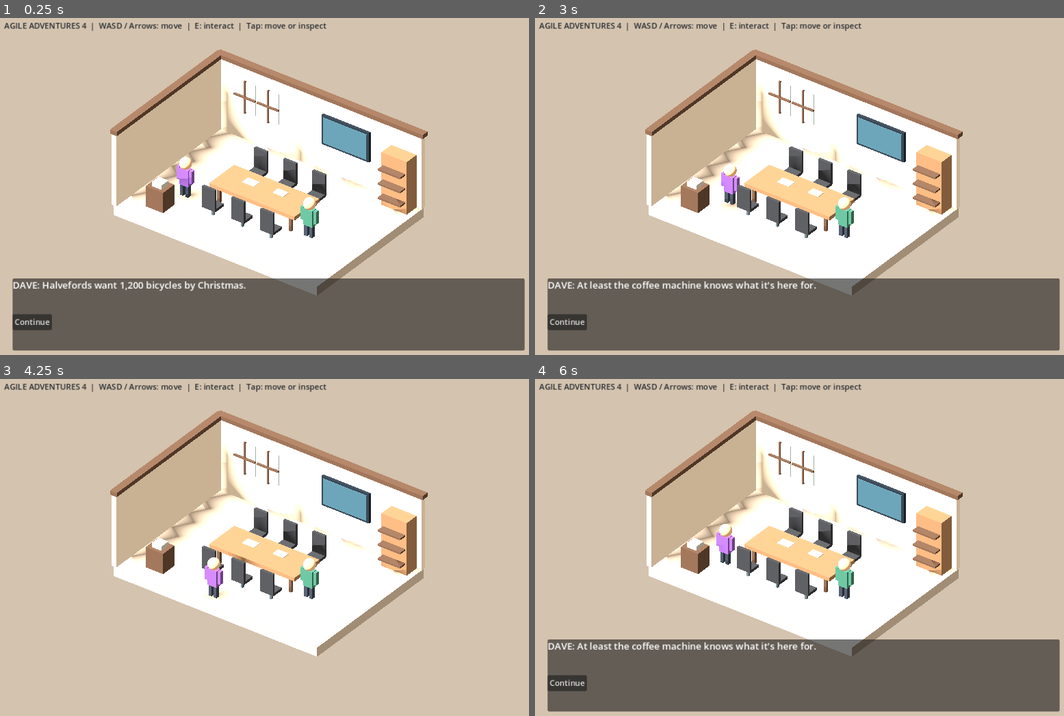
Above: before the commit, frames 1-4 (two rows, left to right).
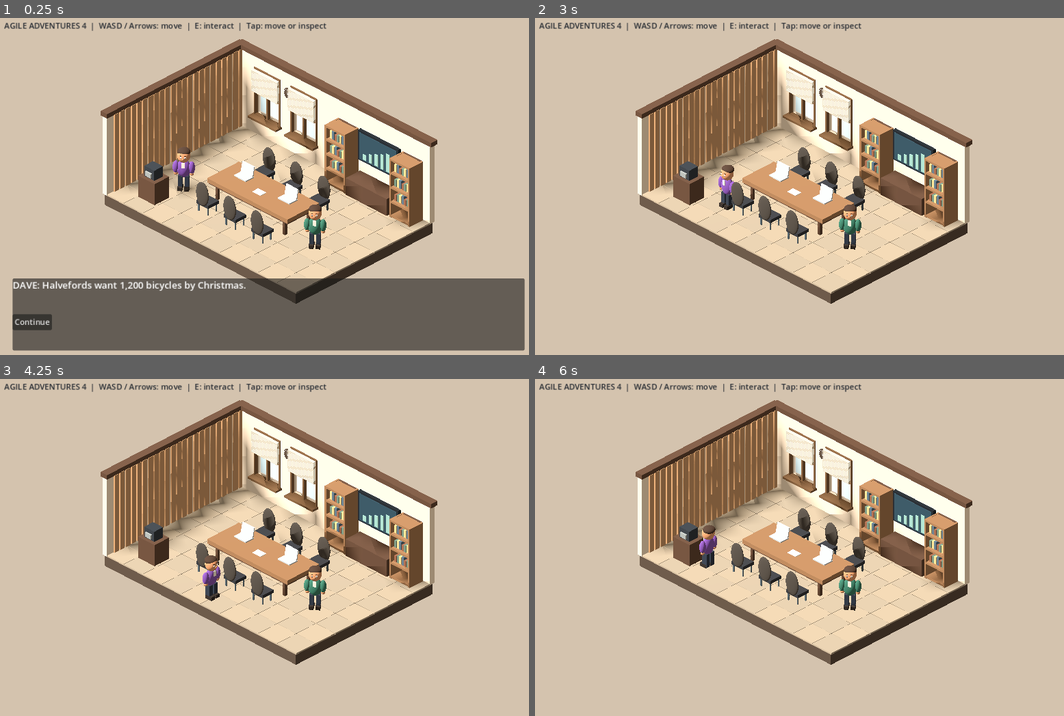
Above: after the commit, the same moments.

Repository: rstebbens/AgileAventures4
Game: Godot game, scene res://scenes/diorama.tscn
The game is run twice, just before and just after one commit, with the same random seed, the same clock (stepped at 60 frames per second) and the same inputs.
Inputs (mouse positions are in pixels of both pictures, inside the frame that each line leads up to):
- Up to frame 1 (0.25 s): no input
- Up to frame 2 (3 s): click "Continue" at 0.5 s; click "Continue" at 1.25 s; tap Enter at 2, 2.85 s; move the mouse to (921, 169) at 2.02 s; hold Right (ui_right) 2.03-2.78 s; tap E at 2.1 s; click (921, 169) at 2.17 s; tap Space at 2.27 s; move the mouse to (693, 203) at 2.77 s; hold Down (ui_down) from 2.78 s (still down)
- Up to frame 3 (4.25 s): tap Space at 3.02 s; move the mouse to (322, 469) at 3.52 s; release Down (ui_down) at 3.53 s; hold Right (ui_right) from 3.53 s (still down); tap E at 3.6 s
- Up to frame 4 (6 s): move the mouse to (778, 618) at 4.27 s; release Right (ui_right) at 4.28 s; hold Up (ui_up) 4.28-5.03 s; tap Enter at 4.35, 5.85 s; click (778, 618) at 4.42 s; tap Space at 4.52, 5.27 s; move the mouse to (968, 598) at 5.02 s; hold Left (ui_left) from 5.03 s (still down); tap E at 5.1 s; move the mouse to (640, 496) at 5.77 s

The runs differ from the first frame. In frame 1, 30% of the frame differs, in the area x 19-83%, y 6-85%; in frame 2, 50%; in frame 3, 30%; in frame 4, 50%, in the area x 2-100%, y 6-99%.

Commit message:
Add physics collisions and detailed warm boardroom interior with real window apertures

Diff:
--- a/scenes/diorama.gd
+++ b/scenes/diorama.gd
@@ -3,7 +3,7 @@
 # Procedural 3D vertical slice: fixed orthographic camera, walkable boardroom,
 # decision lock and a factory reveal. Meshes are temporary until authored assets arrive.
 const WALK_SPEED := 3.0
-var dave: Node3D
+var dave: CharacterBody3D
 var martin: Node3D
 var camera: Camera3D
 var target := Vector3.ZERO
@@ -53,19 +53,19 @@
     env.background_color = Color("#d4c3ae")
     env.ambient_light_source = Environment.AMBIENT_SOURCE_COLOR
     env.ambient_light_color = Color("#fff2df")
-    env.ambient_light_energy = 0.75
+    env.ambient_light_energy = 0.43
     environment.environment = env
     add_child(environment)
     var sun := DirectionalLight3D.new()
     sun.rotation_degrees = Vector3(-52, -34, 0)
-    sun.light_energy = 1.35
+    sun.light_energy = 0.68
     sun.shadow_enabled = true
     add_child(sun)
     camera = Camera3D.new()
     camera.projection = Camera3D.PROJECTION_ORTHOGONAL
-    camera.size = 14.5
+    camera.size = 13.5
     add_child(camera)
-    camera.position = Vector3(11, 13, 15)
+    camera.position = Vector3(14, 13, 14)
     camera.look_at(Vector3(0, 1.0, 0), Vector3.UP)
     camera.make_current()
 
@@ -100,53 +100,145 @@
     boardroom_root = Node3D.new()
     boardroom_root.name = "Boardroom"
     add_child(boardroom_root)
-    _block(boardroom_root, Vector3(0, -0.24, 0), Vector3(10.5, 0.45, 7.5), palette["floor"])
-    _block(boardroom_root, Vector3(0, 1.8, -3.72), Vector3(10.5, 3.6, 0.22), palette["wall"])
-    _block(boardroom_root, Vector3(-5.23, 1.8, 0), Vector3(0.22, 3.6, 7.5), palette["wall"])
-    _block(boardroom_root, Vector3(0, 3.64, -3.72), Vector3(10.7, 0.2, 0.35), palette["wood_dark"])
-    _block(boardroom_root, Vector3(-5.23, 3.64, 0), Vector3(0.35, 0.2, 7.6), palette["wood_dark"])
-    # Window frames and glass-like panes on the back wall.
-    for x in [-3.8, -2.6]:
-        _block(boardroom_root, Vector3(x, 2.15, -3.57), Vector3(1.02, 1.5, 0.06), Color("#b7d3d0"))
-        _block(boardroom_root, Vector3(x, 2.15, -3.51), Vector3(0.07, 1.6, 0.09), palette["wood_dark"])
-        _block(boardroom_root, Vector3(x, 2.15, -3.49), Vector3(1.1, 0.07, 0.09), palette["wood_dark"])
-    # Table: top and four legs.
-    _block(boardroom_root, Vector3(0, 0.85, 0.3), Vector3(4.4, 0.18, 1.75), palette["wood"])
-    for x in [-1.85, 1.85]:
-        for z in [-0.35, 0.95]:
-            _block(boardroom_root, Vector3(x, 0.42, z), Vector3(0.13, 0.8, 0.13), palette["wood_dark"])
-    for x in [-1.5, 0.0, 1.5]:
-        for z in [-1.25, 1.85]:
-            _chair(Vector3(x, 0, z), z > 0)
-    # Bookcase, television, console and small props.
-    _block(boardroom_root, Vector3(4.35, 1.3, -3.25), Vector3(1.3, 2.6, 0.7), palette["wood"])
-    for y in [0.55, 1.25, 1.95]:
-        _block(boardroom_root, Vector3(4.35, y, -2.86), Vector3(1.15, 0.08, 0.65), palette["wood_dark"])
-    _block(boardroom_root, Vector3(1.4, 2.1, -3.54), Vector3(2.45, 1.45, 0.12), Color("#1e2833"))
-    _block(boardroom_root, Vector3(1.4, 2.1, -3.46), Vector3(2.24, 1.25, 0.03), Color("#3c6071"))
-    _block(boardroom_root, Vector3(-3.7, 0.5, 2.6), Vector3(0.9, 1.0, 0.8), palette["wood_dark"])
-    _block(boardroom_root, Vector3(-3.7, 1.08, 2.6), Vector3(0.5, 0.25, 0.5), Color("#b4b3ac"))
-    _block(boardroom_root, Vector3(-0.8, 0.99, 0.15), Vector3(0.62, 0.03, 0.42), palette["paper"])
-    _block(boardroom_root, Vector3(0.7, 1.01, 0.1), Vector3(0.55, 0.04, 0.38), Color("#d2b88e"))
-    dave = _character(boardroom_root, Vector3(-3.3, 0, 1.35), palette["purple"])
-    martin = _character(boardroom_root, Vector3(2.7, 0, 0.8), Color("#3d7564"))
+    _block(boardroom_root, Vector3(0,-0.24,0), Vector3(10.5,0.45,7.5), Color("#54483e"))
+    for i in range(10):
+        for j in range(7):
+            _block(boardroom_root, Vector3(-4.725+i*1.05,0.015,-3.21+j*1.07), Vector3(1.035,0.06,1.055), Color("#a99b87") if (i+j)%2 == 0 else Color("#a39785"))
+    # Genuine apertures in the back wall, built from separate masonry pieces.
+    _block(boardroom_root, Vector3(0,0.45,-3.72), Vector3(10.5,0.9,0.25), palette["wall"])
+    _block(boardroom_root, Vector3(0,3.3,-3.72), Vector3(10.5,0.6,0.25), palette["wall"])
+    for item in [Vector2(-4.795,0.91),Vector2(-2.65,0.62),Vector2(2.145,6.21)]:
+        _block(boardroom_root, Vector3(item.x,1.95,-3.72), Vector3(item.y,2.1,0.25), palette["wall"])
+    for x in [-3.65,-1.65]:
+        _window(x)
+    _block(boardroom_root, Vector3(-5.23,1.8,0), Vector3(0.24,3.6,7.5), palette["wall"])
+    _block(boardroom_root, Vector3(0,3.64,-3.72), Vector3(10.7,0.2,0.35), palette["wood_dark"])
+    _block(boardroom_root, Vector3(-5.23,3.64,0), Vector3(0.35,0.2,7.6), palette["wood_dark"])
+    for i in range(23):
+        _block(boardroom_root,Vector3(-5.08,1.8,-3.55+i*0.31),Vector3(0.08,3.5,0.23),Color("#b58c66"))
+    _block(boardroom_root,Vector3(0,0.85,0.3),Vector3(4.4,0.18,1.75),palette["wood"])
+    _block(boardroom_root,Vector3(0,0.73,0.3),Vector3(4.3,0.1,1.65),palette["wood_dark"])
+    _obstacle(Vector3(0,0.55,0.3),Vector3(4.4,1.1,1.75))
+    for x in [-1.85,1.85]:
+        for z in [-0.35,0.95]:
+            _block(boardroom_root,Vector3(x,0.42,z),Vector3(0.12,0.8,0.12),palette["wood_dark"])
+    for x in [-1.5,0.0,1.5]:
+        for z in [-1.25,1.85]:
+            _chair(Vector3(x,0,z),z>0)
+    for x in [0.8,4.35]:
+        _bookcase(x)
+    _block(boardroom_root,Vector3(2.55,0.4,-3.22),Vector3(2.25,0.8,0.85),palette["wood_dark"])
+    _obstacle(Vector3(2.55,0.4,-3.22),Vector3(2.25,0.8,0.85))
+    _block(boardroom_root,Vector3(2.55,2.05,-3.53),Vector3(2.2,1.35,0.14),Color("#20262c"))
+    _block(boardroom_root,Vector3(2.55,2.05,-3.44),Vector3(2.04,1.19,0.025),Color("#304957"))
+    for i in range(5):
+        _block(boardroom_root,Vector3(1.85+i*0.32,1.65+i*0.07,-3.41),Vector3(0.18,0.24+i*0.14,0.025),Color("#8bb5ae"))
+    _block(boardroom_root,Vector3(-3.7,0.5,2.6),Vector3(0.9,1.0,0.8),palette["wood_dark"])
+    _obstacle(Vector3(-3.7,0.5,2.6),Vector3(0.9,1.0,0.8))
+    _block(boardroom_root,Vector3(-3.7,1.23,2.6),Vector3(0.55,0.46,0.48),Color("#333940"))
+    _block(boardroom_root,Vector3(-3.7,1.19,2.88),Vector3(0.32,0.19,0.09),Color("#92999b"))
+    for x in [-1.25,1.15]:
+        _block(boardroom_root,Vector3(x,0.97,0.1),Vector3(0.65,0.045,0.46),Color("#aeb5ba"))
+        var screen = _block(boardroom_root,Vector3(x,1.21,-0.11),Vector3(0.65,0.45,0.045),Color("#b6bec3"))
+        screen.rotation_degrees.x = -12
+    _block(boardroom_root,Vector3(0,0.96,0.5),Vector3(0.45,0.025,0.32),palette["paper"])
+    var clock = _sphere(boardroom_root,Vector3(-2.45,2.65,-3.53),0.25,Color("#51443a"))
+    clock.scale.z = 0.14
+    for i in range(12):
+        var angle = i*TAU/12.0
+        _block(boardroom_root,Vector3(-2.45+sin(angle)*0.19,2.65+cos(angle)*0.19,-3.48),Vector3(0.025,0.025,0.025),Color.WHITE)
+    _block(boardroom_root,Vector3(-2.45,2.72,-3.46),Vector3(0.025,0.15,0.025),Color.WHITE)
+    _block(boardroom_root,Vector3(-2.38,2.65,-3.46),Vector3(0.14,0.025,0.025),Color.WHITE)
+    dave = CharacterBody3D.new()
+    boardroom_root.add_child(dave)
+    dave.position = Vector3(-3.3,0.06,1.35)
+    dave.motion_mode = CharacterBody3D.MOTION_MODE_FLOATING
+    var body_shape = CollisionShape3D.new()
+    var capsule = CapsuleShape3D.new()
+    capsule.radius = 0.28
+    capsule.height = 1.65
+    body_shape.shape = capsule
+    body_shape.position.y = 0.85
+    dave.add_child(body_shape)
+    _character(dave,Vector3.ZERO,palette["purple"])
+    martin = _character(boardroom_root,Vector3(3.35,0.06,0.8),Color("#3d7564"))
+    objects["Martin"] = martin.position
+    objects["Dashboard"] = Vector3(2.55,0,-2.15)
+    _obstacle(martin.position+Vector3(0,0.85,0),Vector3(0.65,1.7,0.65))
+
+func _obstacle(at: Vector3, size: Vector3) -> void:
+    var body = StaticBody3D.new()
+    boardroom_root.add_child(body)
+    body.position = at
+    var shape = CollisionShape3D.new()
+    var box = BoxShape3D.new()
+    box.size = size
+    shape.shape = box
+    body.add_child(shape)
+
+func _window(x: float) -> void:
+    var frame = Color("#74583e")
+    # Bright exterior set behind the aperture, leaving the wall opening intact.
+    _block(boardroom_root,Vector3(x,1.95,-3.91),Vector3(1.35,2.08,0.04),Color("#bfd5df"))
+    for dx in [-0.69,0.69,0.0]:
+        _block(boardroom_root,Vector3(x+dx,1.95,-3.63),Vector3(0.065,2.1,0.16),frame)
+    for y in [0.9,1.95,3.0]:
+        _block(boardroom_root,Vector3(x,y,-3.63),Vector3(1.43,0.07,0.16),frame)
+    _block(boardroom_root,Vector3(x,0.87,-3.49),Vector3(1.55,0.09,0.42),frame)
+    for i in range(15):
+        var slat = _block(boardroom_root,Vector3(x,2.96-i*0.065,-3.46),Vector3(1.42,0.035,0.13),Color("#d4c5aa"))
+        slat.rotation_degrees.x = 22
+
+func _bookcase(x: float) -> void:
+    var z = -3.2
+    _obstacle(Vector3(x,1.35,z),Vector3(1.1,2.7,0.76))
+    _block(boardroom_root,Vector3(x,1.35,z-0.33),Vector3(1.1,2.7,0.09),palette["wood_dark"])
+    for dx in [-0.51,0.51]:
+        _block(boardroom_root,Vector3(x+dx,1.35,z),Vector3(0.08,2.7,0.75),palette["wood"])
+    for y in [0.12,0.75,1.4,2.05,2.65]:
+        _block(boardroom_root,Vector3(x,y,z),Vector3(1.1,0.09,0.75),palette["wood"])
+    var colors = [Color("#895b46"),Color("#657e71"),Color("#d1b780"),Color("#54697b")]
+    for row in range(3):
+        for i in range(6):
+            var h = 0.26+0.035*((i+row)%4)
+            _block(boardroom_root,Vector3(x-0.36+i*0.13,0.8+row*0.65+h/2,z+0.1),Vector3(0.11,h,0.28),colors[(i+row)%4])
 
 func _chair(at: Vector3, facing_front: bool) -> void:
-    _block(boardroom_root, at + Vector3(0, 0.45, 0), Vector3(0.65, 0.13, 0.58), palette["chair"])
-    var back_z := 0.28 if facing_front else -0.28
-    _block(boardroom_root, at + Vector3(0, 0.95, back_z), Vector3(0.65, 1.05, 0.13), palette["chair"])
-    _block(boardroom_root, at + Vector3(0, 0.2, 0), Vector3(0.1, 0.4, 0.1), palette["metal"])
+    var back_z = 0.28 if facing_front else -0.28
+    _obstacle(at+Vector3(0,0.6,0),Vector3(0.7,1.2,0.72))
+    _block(boardroom_root,at+Vector3(0,0.46,0),Vector3(0.65,0.14,0.59),palette["chair"])
+    var cushion = _sphere(boardroom_root,at+Vector3(0,0.93,back_z),0.36,Color("#4a4540"))
+    cushion.scale = Vector3(0.94,1.48,0.25)
+    for x in [-0.25,0.25]:
+        for z in [-0.22,0.22]:
+            _block(boardroom_root,at+Vector3(x,0.22,z),Vector3(0.045,0.44,0.045),palette["metal"])
 
 func _character(parent: Node3D, at: Vector3, clothing: Color) -> Node3D:
-    var root := Node3D.new()
+    var root = Node3D.new()
     root.position = at
     parent.add_child(root)
-    _block(root, Vector3(0, 0.95, 0), Vector3(0.46, 0.8, 0.28), clothing)
-    _sphere(root, Vector3(0, 1.6, 0), 0.27, Color("#e6b38e"))
-    _block(root, Vector3(-0.13, 0.3, 0), Vector3(0.15, 0.58, 0.2), Color("#313947"))
-    _block(root, Vector3(0.13, 0.3, 0), Vector3(0.15, 0.58, 0.2), Color("#313947"))
-    _block(root, Vector3(-0.33, 1.05, 0), Vector3(0.14, 0.62, 0.19), clothing)
-    _block(root, Vector3(0.33, 1.05, 0), Vector3(0.14, 0.62, 0.19), clothing)
+    var torso = _sphere(root,Vector3(0,0.94,0),0.31,clothing)
+    torso.scale = Vector3(0.88,1.28,0.58)
+    var skin = Color("#c98e68")
+    var head = _sphere(root,Vector3(0,1.51,0),0.255,skin)
+    head.scale.y = 1.13
+    var hair = _sphere(root,Vector3(0,1.67,-0.045),0.245,Color("#49382f"))
+    hair.scale = Vector3(1.02,0.6,0.98)
+    for x in [-0.085,0.085]:
+        _sphere(root,Vector3(x,1.54,0.225),0.038,Color("#f9f4e8"))
+        _sphere(root,Vector3(x,1.54,0.254),0.018,Color("#28272b"))
+        _block(root,Vector3(x,1.61,0.22),Vector3(0.085,0.025,0.025),Color("#49382f"))
+    _sphere(root,Vector3(0,1.48,0.25),0.045,skin)
+    _block(root,Vector3(0,1.39,0.214),Vector3(0.095,0.022,0.022),Color("#74463a"))
+    for x in [-0.13,0.13]:
+        _block(root,Vector3(x,0.34,0),Vector3(0.17,0.58,0.23),Color("#313947"))
+        _block(root,Vector3(x,0.09,0.065),Vector3(0.19,0.15,0.32),Color("#322c29"))
+    for x in [-0.31,0.31]:
+        var arm = _sphere(root,Vector3(x,0.98,0),0.13,clothing)
+        arm.scale.y = 2.1
+        _sphere(root,Vector3(x,0.73,0),0.09,skin)
+    _block(root,Vector3(0,1.15,0.175),Vector3(0.12,0.23,0.035),Color("#e2dbd3"))
+    root.rotation.y = 0.65
     return root
 
 func _make_factory() -> void:
@@ -285,7 +377,7 @@
             panel.visible = false
         )
 
-func _process(delta: float) -> void:
+func _physics_process(delta: float) -> void:
     if phase != "explore":
         return
     var move := Vector3.ZERO
@@ -302,11 +394,15 @@
             auto_walk = false
             move = Vector3.ZERO
     if move.length() > 0:
-        var next := dave.position + move.normalized() * WALK_SPEED * delta
-        next.x = clampf(next.x, -4.55, 4.55)
-        next.z = clampf(next.z, -2.9, 3.1)
-        if not (absf(next.x) < 2.65 and next.z > -1.25 and next.z < 1.55):
-            dave.position = next
+        dave.velocity = move.normalized() * WALK_SPEED
+        dave.move_and_slide()
+        dave.position.x = clampf(dave.position.x, -4.55, 4.55)
+        dave.position.z = clampf(dave.position.z, -2.9, 3.1)
+        dave.get_child(1).rotation.y = atan2(move.x, move.z)
+        if auto_walk and dave.get_slide_collision_count() > 0:
+            auto_walk = false
+    else:
+        dave.velocity = Vector3.ZERO
 
 func _unhandled_input(event: InputEvent) -> void:
     if event is InputEventKey and event.pressed and not event.echo:
